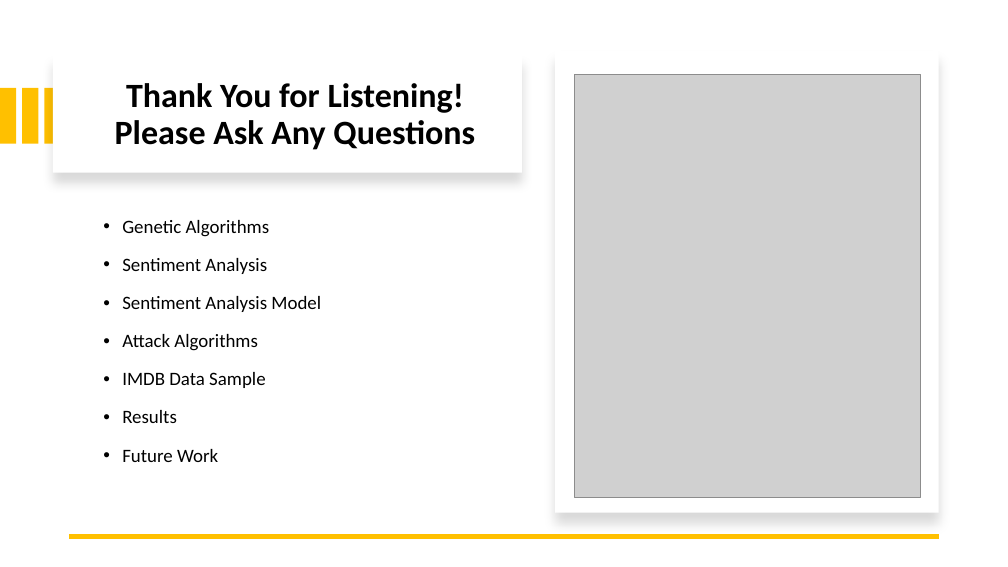
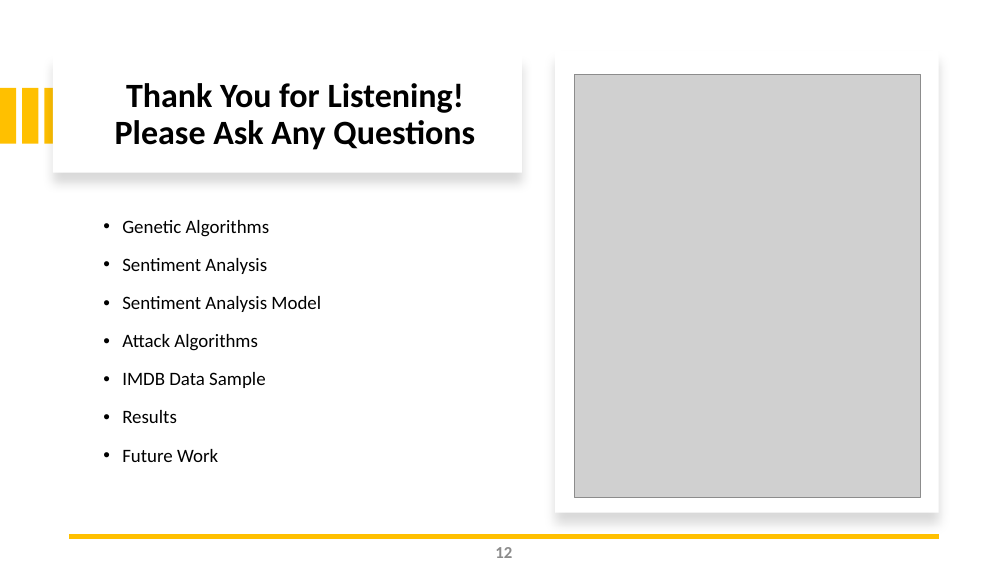
Before and after one commit to masamiweb/GeneticAlgorithmAdversarialNLP, a slide deck: slide 12 of documents/presentation/Vulnerability of Natural Language Classifiers to Evolutionary Generated.pptx. Drawn at 1008x567 pixels with LibreOffice and Linux fonts; fonts in the diff are those of the drawing; grey boxes stand for pictures. Boxes give left, top, right and bottom in pixels: in the first picture for what was removed or moved away, otherwise in the second. Text is boxed around its words. In the diff, an @@ line names an element or a change of style, - is before the commit and + after.

```diff
--- a/documents/presentation/Vulnerability of Natural Language Classifiers to Evolutionary Generated.pptx
+++ b/documents/presentation/Vulnerability of Natural Language Classifiers to Evolutionary Generated.pptx
@@ page number added at [495,547,512,558], 16 pt, text #8C8C8C, bold @@
+12
```
Also in this commit, not shown: 11 other slides changed.
